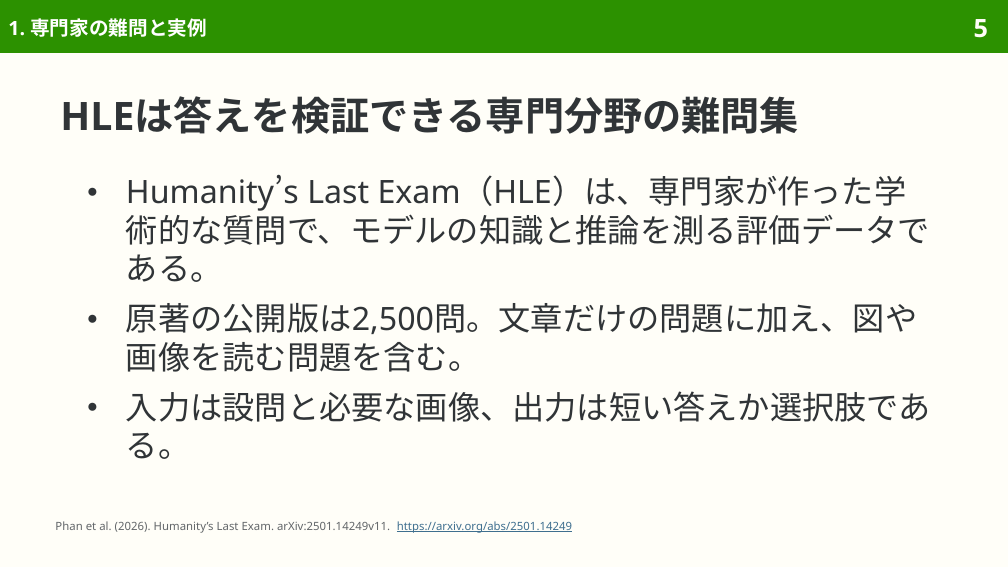
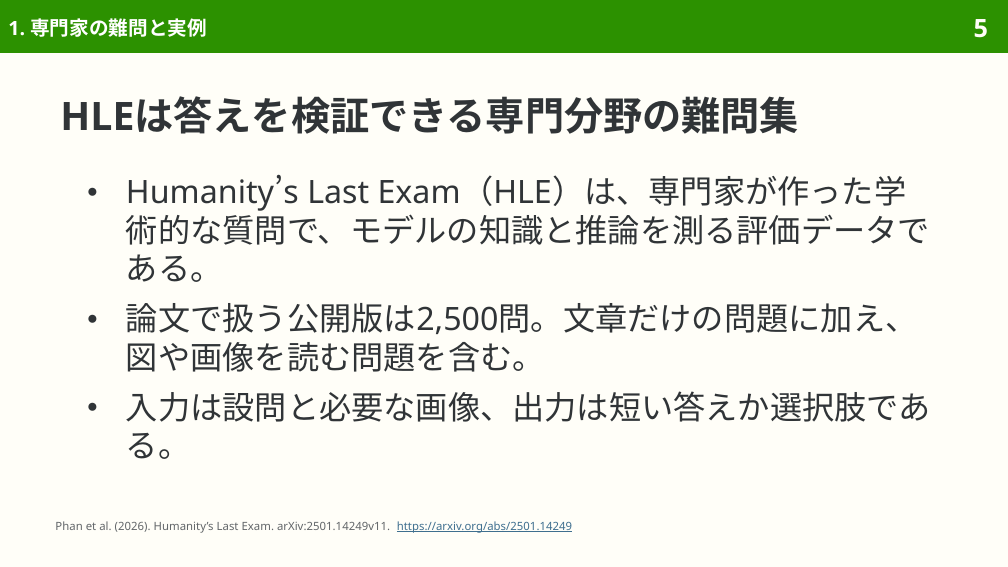
Before and after one commit to sasakiy84/datasets-in-10-minutes, a slide deck: slide 5 of slides/datasets-in-10-minutes-hle.pptx. Drawn at 1008x567 pixels with LibreOffice and Linux fonts; fonts in the diff are those of the drawing. Boxes give left, top, right and bottom in pixels: in the first picture for what was removed or moved away, otherwise in the second. Text is boxed around its words. In the diff, an @@ line names an element or a change of style, - is before the commit and + after.

Commit message:
slides(hle): refine Japanese wording and pair translations

```diff
--- a/slides/datasets-in-10-minutes-hle.pptx
+++ b/slides/datasets-in-10-minutes-hle.pptx
@@ text at (126, 303, 917, 372): text changed @@
-● 原著の公開版は2,500問。文章だけの問題に加え、図や画像を読む問題を含む。
+● 論文で扱う公開版は2,500問。文章だけの問題に加え、図や画像を読む問題を含む。
```
Also in this commit, not shown: 9 other slides changed, 4 other files.
